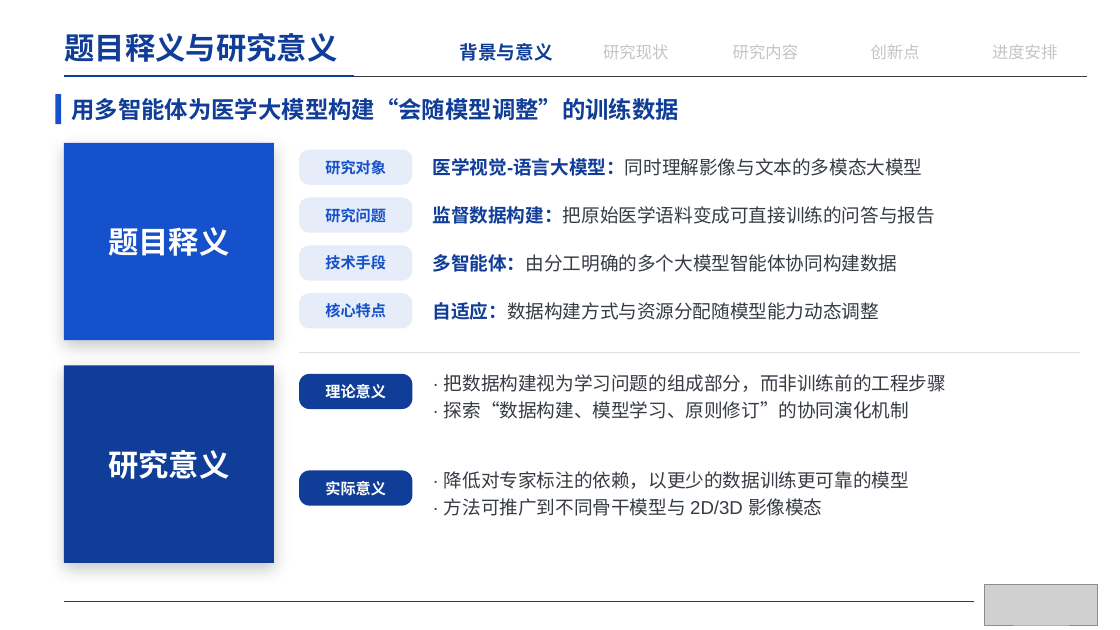
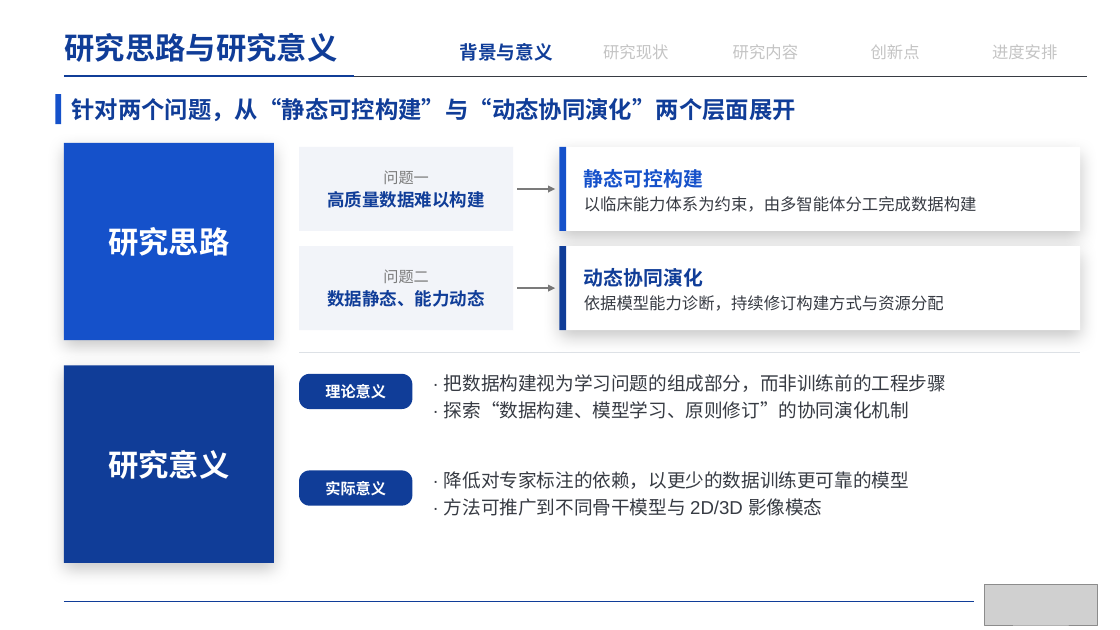
Before and after one commit to irving-2222/Graduation-Thesis, a slide deck: slide 7 of 开题答辩.pptx. Drawn at 1120x630 pixels with LibreOffice and Linux fonts; fonts in the diff are those of the drawing; grey boxes stand for pictures. Boxes give left, top, right and bottom in pixels: in the first picture for what was removed or moved away, otherwise in the second. Text is boxed around its words. In the diff, an @@ line names an element or a change of style, - is before the commit and + after.

```diff
--- a/开题答辩.pptx
+++ b/开题答辩.pptx
@@ text at box(65, 33, 338, 62): text changed @@
-题目释义与研究意义
+研究思路与研究意义
@@ text at box(71, 98, 795, 121): text changed @@
-用多智能体为医学大模型构建“会随模型调整”的训练数据
+针对两个问题，从“静态可控构建”与“动态协同演化”两个层面展开
@@ rectangle added at box(299, 147, 513, 231), fill #F2F4F9, 15 pt, text #103D98, bold @@
+问题一
+高质量数据难以构建
@@ rectangle added at box(560, 147, 1081, 231), fill #FFFFFF @@
@@ rectangle added at box(560, 147, 566, 231), fill #1551CA @@
@@ rounded rectangle removed at box(299, 150, 413, 185) @@
-研究对象
@@ text removed at box(433, 158, 923, 176) @@
-医学视觉-语言大模型：同时理解影像与文本的多模态大模型
@@ text added at box(584, 169, 977, 212), 14 pt, text #373B43 @@
+静态可控构建
+以临床能力体系为约束，由多智能体分工完成数据构建
@@ rounded rectangle removed at box(299, 197, 413, 233) @@
-研究问题
@@ text removed at box(433, 206, 935, 224) @@
-监督数据构建：把原始医学语料变成可直接训练的问答与报告
@@ arrow added from (518, 189) to (555, 189), #7B7B7B 2 pt @@
@@ text in rectangle at box(108, 227, 229, 256): text changed @@
-题目释义
+研究思路
@@ rounded rectangle removed at box(299, 245, 413, 281) @@
-技术手段
@@ rectangle added at box(299, 246, 513, 330), fill #F2F4F9, 15 pt, text #103D98, bold @@
+问题二
+数据静态、能力动态
@@ text removed at box(433, 254, 898, 272) @@
-多智能体：由分工明确的多个大模型智能体协同构建数据
@@ rectangle added at box(560, 246, 1081, 330), fill #FFFFFF @@
@@ rectangle added at box(560, 246, 566, 330), fill #103D98 @@
@@ text added at box(584, 268, 944, 311), 14 pt, text #373B43 @@
+动态协同演化
+依据模型能力诊断，持续修订构建方式与资源分配
@@ rounded rectangle removed at box(299, 293, 413, 329) @@
-核心特点
@@ arrow added from (518, 288) to (555, 288), #7B7B7B 2 pt @@
@@ text removed at box(433, 302, 879, 320) @@
-自适应：数据构建方式与资源分配随模型能力动态调整
```
Also in this commit, not shown: 1 other slide changed, 1 other file.
